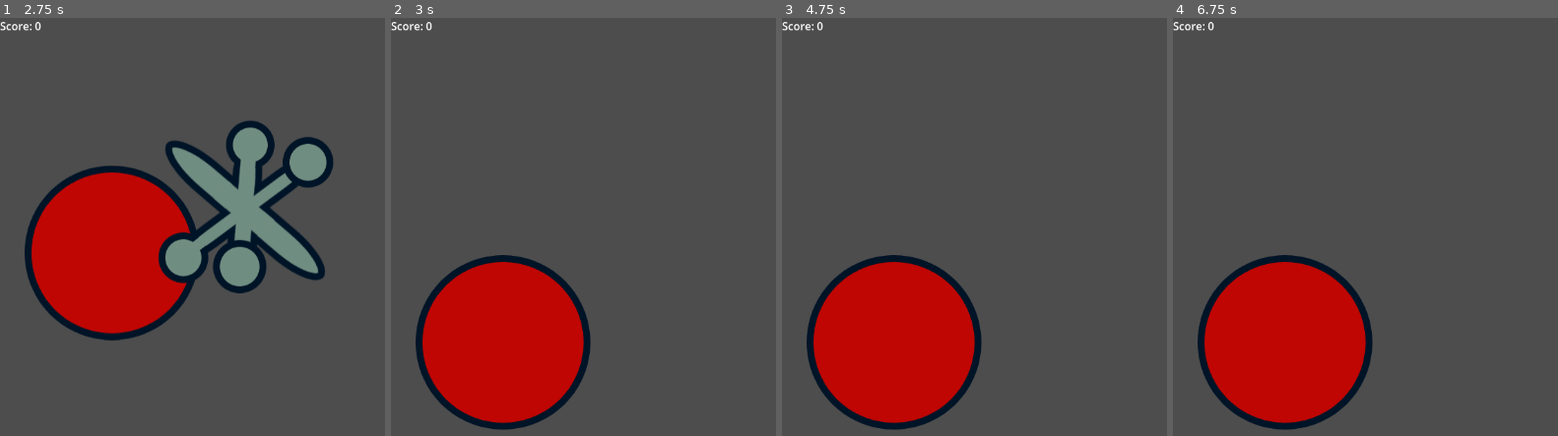
Above: before the commit, frames 1-4 (left to right).
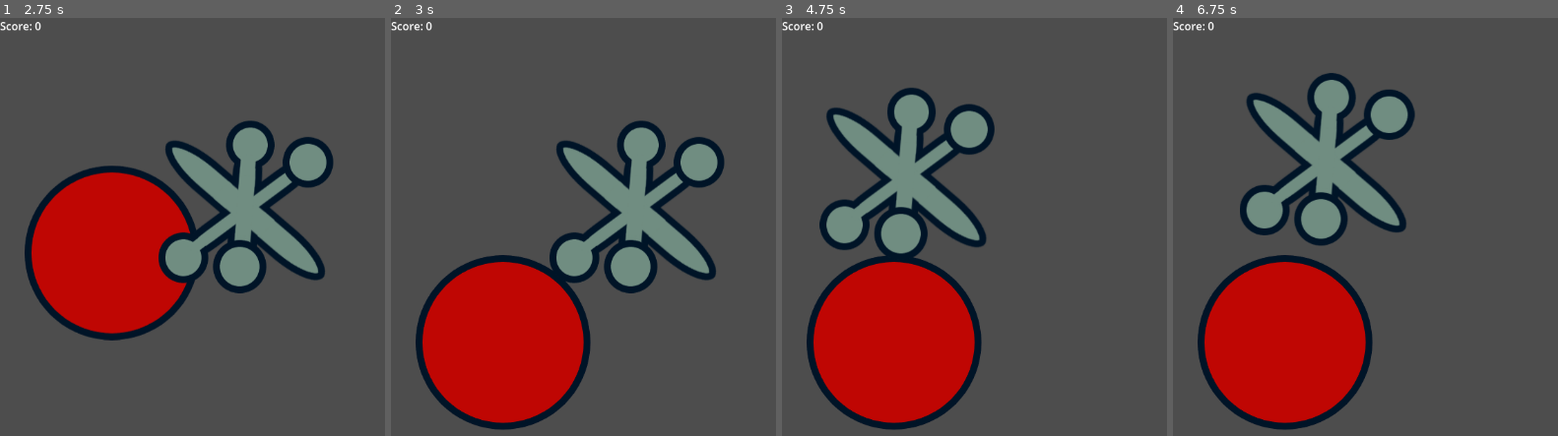
Above: after the commit, the same moments.

Repository: casellner/Idle-Jacks
Game: Godot game, scene res://game.tscn
Two runs of this game, one before a commit and one after it. Both use one fixed random seed, a clock stepped at 60 frames per second and the inputs below.
Inputs (mouse positions are in pixels of both pictures, inside the frame that each line leads up to):
- Up to frame 1 (2.75 s): click (111, 227) at 0.5 s; click (111, 344) at 1.25 s; click (111, 118) at 2.02 s
- Up to frame 2 (3 s): tap Enter (ui_accept) at 2.75, 2.85 s
- Up to frame 3 (4.75 s): tap Enter (ui_accept) at 3.02, 3.32, 3.6, 3.77, 4.07, 4.35 s
- Up to frame 4 (6.75 s): tap Enter (ui_accept) at 5, 5.1, 5.27, 5.57, 5.85, 6.02, 6.32, 6.6 s

Frame 1 is identical in both runs. In frame 2, 11% of the frame differs, in the area x 41-87%, y 24-66%; in frame 3, 11%; in frame 4, 11%, in the area x 17-63%, y 13-55%.

Commit message:
Remove debugging method and print statements

Diff:
--- a/Godot/scripts/ball.gd
+++ b/Godot/scripts/ball.gd
@@ -24,4 +24,3 @@
 
 func _on_texture_button_button_down() -> void:
 	emit_signal("ball_clicked")
-	print("ball")
--- a/Godot/scripts/game.gd
+++ b/Godot/scripts/game.gd
@@ -15,16 +15,19 @@
 
 # Called every frame. 'delta' is the elapsed time since the previous frame.
 func _process(delta: float) -> void:
+	pass
+
+	# Debugging code to bounce ball by pressing space bar
 	# if ball is on the ground
-	if $Ball.is_on_floor():
-		# delete any jacks
-		if jack_instance:
-			jack_instance.queue_free()
-			jack_instance = null
-		# if ball is clicked
-		if Input.is_action_just_pressed("ui_accept"):
-			$Ball.jump = true # tell ball to jump
-			spawn_jack() #spawn a jack
+	#if $Ball.is_on_floor():
+	#	# delete any jacks
+	#	if jack_instance:
+	#		jack_instance.queue_free()
+	#		jack_instance = null
+	#	# if ball is clicked
+	#	if Input.is_action_just_pressed("ui_accept"):
+	#		$Ball.jump = true # tell ball to jump
+	#		spawn_jack() #spawn a jack
 
 # Function: spawn_jack()
 # Purpose:  This function instantiates a jack and gives it a random position
@@ -48,13 +51,11 @@
 
 
 func _on_ball_ball_clicked() -> void:
-	print("ball2")
 	if $Ball.is_on_floor():
 		# delete any jacks
 		if jack_instance:
 			jack_instance.queue_free()
 			jack_instance = null
 
-		print("ball3")
 		$Ball.jump = true # tell ball to jump
 		spawn_jack() #spawn a jack
--- a/Godot/scripts/jack.gd
+++ b/Godot/scripts/jack.gd
@@ -13,6 +13,5 @@
 
 
 func _on_texture_button_button_down() -> void:
-	print("jack clicked")
 	queue_free()
 	emit_signal("jack_clicked")
